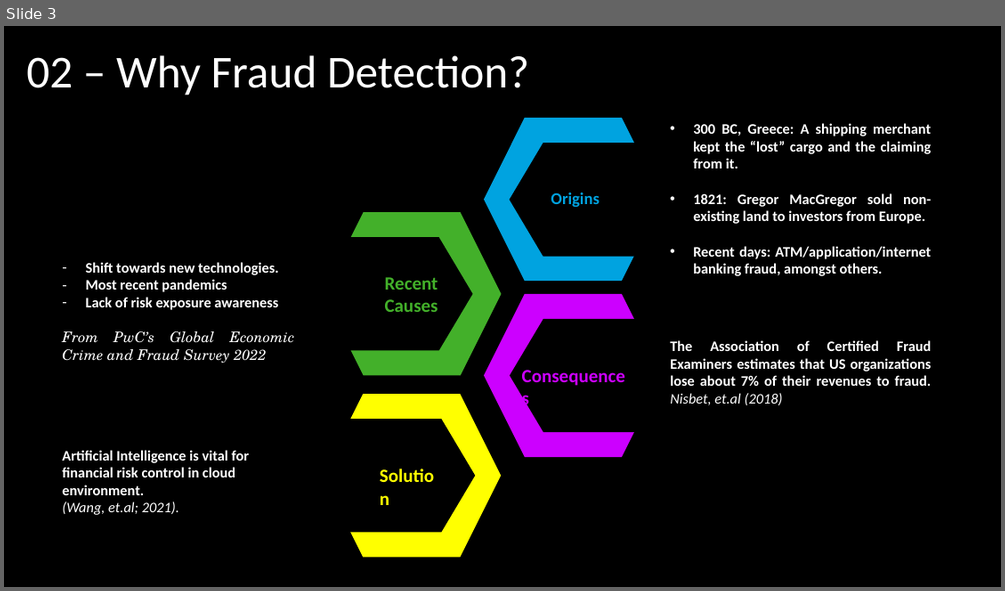
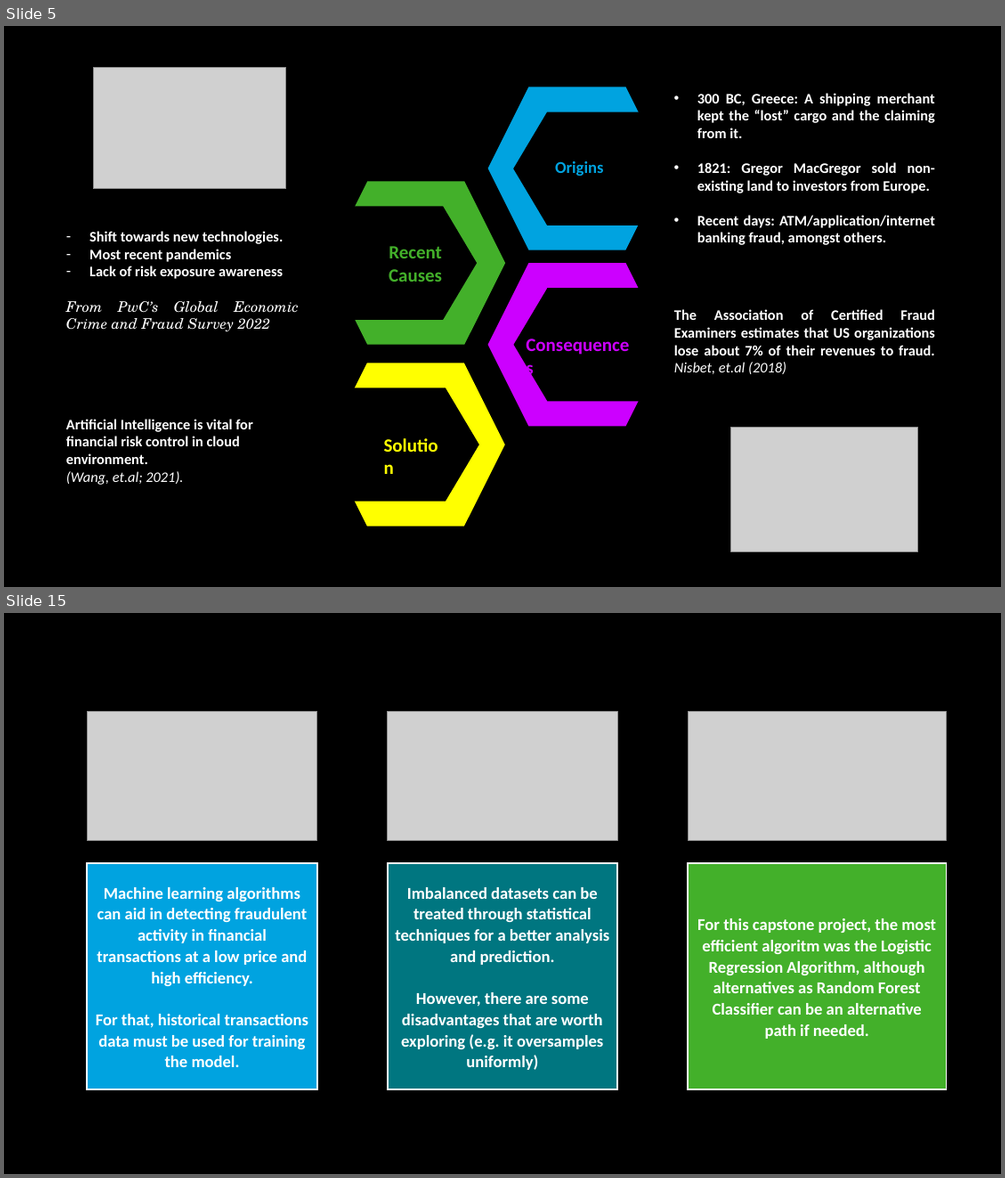
Before and after one commit to dperher/ai_personal_capstone, a slide deck: fraud_detection.pptx. Shown one above the other, each under a label of ours: slide 3 before the commit, slides 5 and 15 after it; the slides between them are not shown. The pictures are 1005x591 and 1005x1178 pixels, drawn with LibreOffice and Linux fonts; fonts in the diff are those of the drawing; grey boxes stand for pictures. Boxes give left, top, right and bottom in pixels: in the first picture for what was removed or moved away, otherwise in the second. Text is boxed around its words. In the diff, an @@ line names an element or a change of style, - is before the commit and + after.

```diff
--- a/fraud_detection.pptx
+++ b/fraud_detection.pptx
@@ slide 15 added at <box>4,613,1001,1174</box>, background #000000 @@
@@ picture added at <box>87,712,317,841</box> @@
@@ picture added at <box>388,711,618,840</box> @@
@@ picture added at <box>688,711,947,840</box> @@
@@ rectangle added at <box>87,863,317,1089</box>, fill #00A3E0, outline #FFFFFF 1.5 pt, 16 pt, text #FFFFFF, bold @@
+Machine learning algorithms can aid in detecting fraudulent activity in financial transactions at a low price and high efficiency.
+For that, historical transactions data must be used for training the model.
@@ rectangle added at <box>388,863,618,1089</box>, fill #007680, outline #FFFFFF 1.5 pt, 16 pt, text #FFFFFF, bold @@
+Imbalanced datasets can be treated through statistical techniques for a better analysis and prediction.
+However, there are some disadvantages that are worth exploring (e.g. it oversamples uniformly)
@@ rectangle added at <box>688,863,947,1089</box>, fill #43B02A, outline #FFFFFF 1.5 pt, 16 pt, text #FFFFFF, bold @@
+For this capstone project, the most efficient algoritm was the Logistic Regression Algorithm, although alternatives as Random Forest Classifier can be an alternative path if needed.
@@ what was slide 3 is now slide 5 @@
@@ slide 5 changed as well @@
@@ title removed at <box>26,55,529,95</box> @@
-02 – Why Fraud Detection?
@@ picture added at <box>93,67,286,189</box> @@
@@ 8 texts, 4 hexagons, 4 pentagon arrows: place and size @@
-8 texts, 4 hexagons, 4 pentagon arrows at <box>34,118,951,557</box>
+8 texts, 4 hexagons, 4 pentagon arrows at <box>39,87,955,526</box>
@@ picture added at <box>731,427,918,552</box> @@
```
Also in this commit, not shown: 1 other slide changed, 11 other slides added, 1 slide removed.
